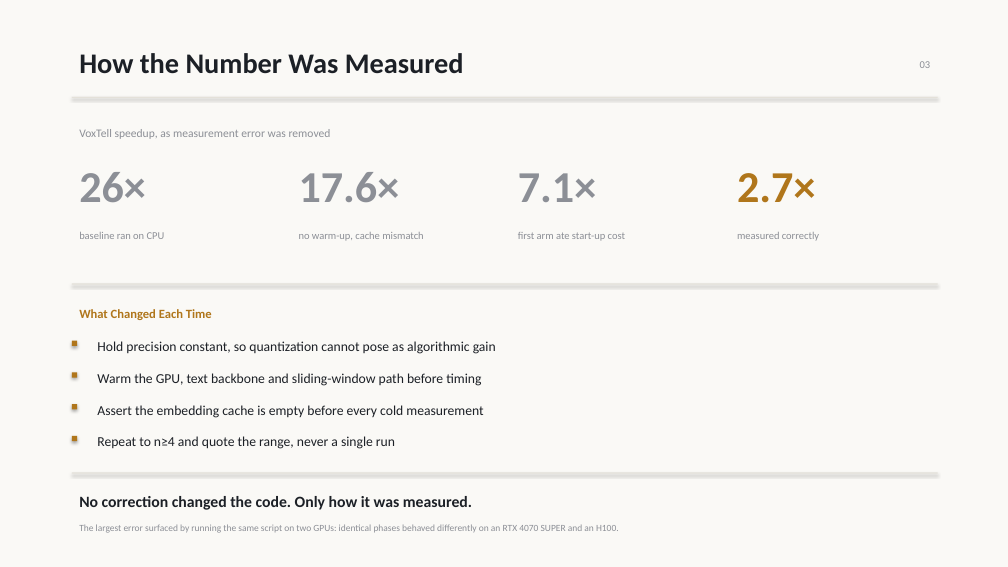
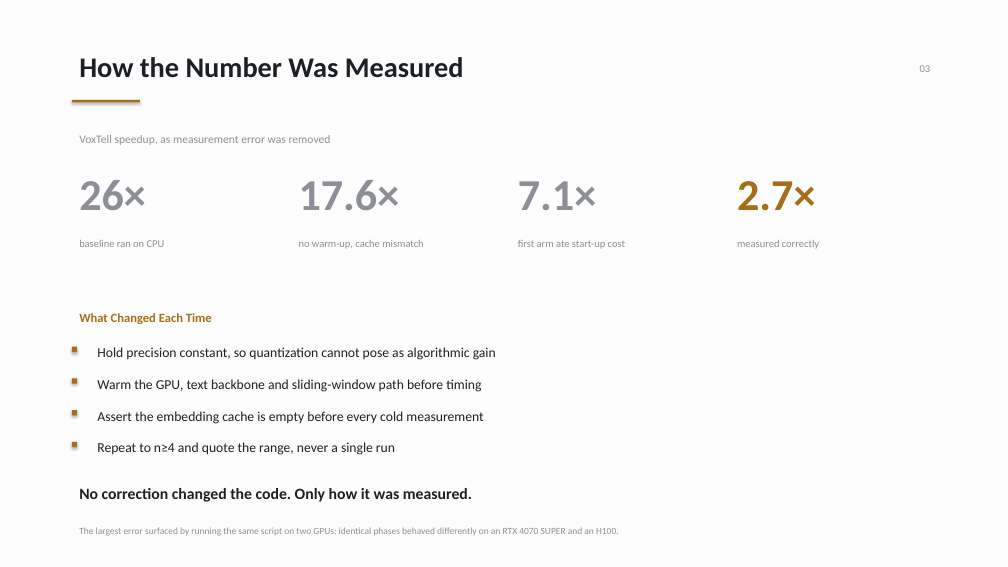
Before and after one commit to pentaexe/VoxTell-main, a slide deck: slide 3 of slides.pptx. Drawn at 1008x567 pixels with LibreOffice and Linux fonts; fonts in the diff are those of the drawing. Boxes give left, top, right and bottom in pixels: in the first picture for what was removed or moved away, otherwise in the second. Text is boxed around its words. In the diff, an @@ line names an element or a change of style, - is before the commit and + after.

```diff
--- a/slides.pptx
+++ b/slides.pptx
@@ background #FAF9F6 to #FDFDFD @@
@@ rectangle removed at [72, 97, 938, 98] @@
@@ rectangle added at [72, 100, 140, 102], fill #A86D18 @@
@@ text "2.7×" at [737, 181, 815, 211]: text colour #B0761B to #A86D18 @@
@@ 8 texts: place and size @@
-8 texts at [79, 172, 819, 241]
+8 texts at [79, 180, 819, 249]
@@ rectangle removed at [72, 284, 938, 284] @@
@@ text "What Changed Each Time" at [79, 313, 212, 324]: text colour #B0761B to #A86D18 @@
@@ 7 texts, 4 rectangles: place and size @@
-7 texts, 4 rectangles at [72, 53, 931, 449]
+7 texts, 4 rectangles at [72, 57, 931, 455]
@@ fill #B0761B to #A86D18 in 4 elements at [72, 346, 77, 352], [72, 378, 77, 383], [72, 410, 77, 415], [72, 442, 77, 447] @@
@@ rectangle removed at [72, 473, 938, 473] @@
@@ text "No correction changed the code. ...": place and size @@
-text "No correction changed the code. ..." at [79, 496, 472, 510]
+text "No correction changed the code. ..." at [79, 488, 472, 502]
```
Also in this commit, not shown: 7 other slides changed, 1 other file.
